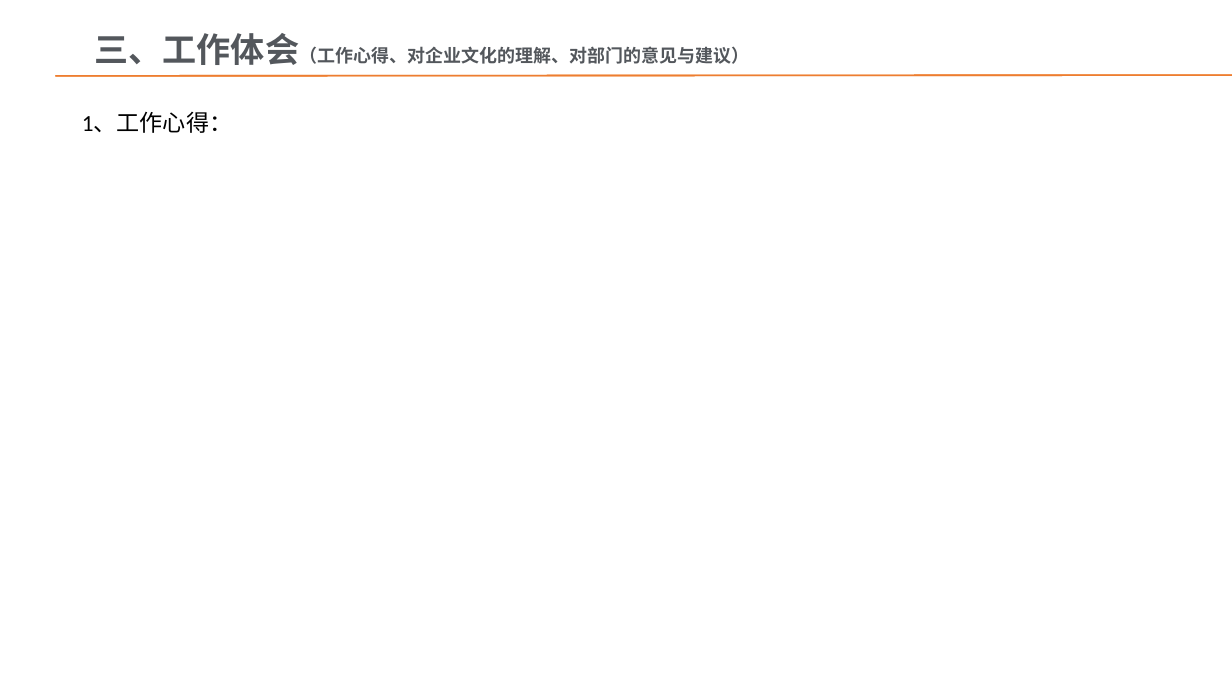
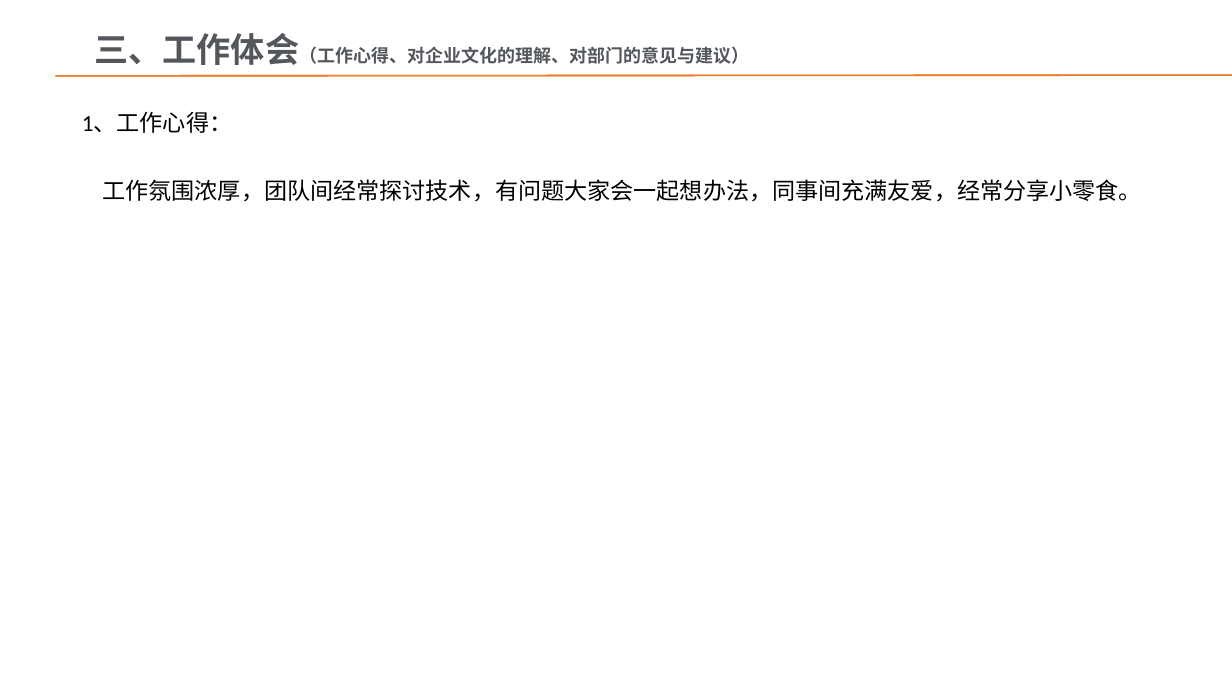
Before and after one commit to light-hong/2021web, a slide deck: slide 9 of 上海比户员工试用期转正PPT模版.pptx. Drawn at 1232x693 pixels with LibreOffice and Linux fonts; fonts in the diff are those of the drawing; background and template pictures are left out. Boxes give left, top, right and bottom in pixels: in the first picture for what was removed or moved away, otherwise in the second. Text is boxed around its words. In the diff, an @@ line names an element or a change of style, - is before the commit and + after.

```diff
--- a/上海比户员工试用期转正PPT模版.pptx
+++ b/上海比户员工试用期转正PPT模版.pptx
@@ text added at [102,179,1141,202], 18 pt, text #000000 @@
+工作氛围浓厚，团队间经常探讨技术，有问题大家会一起想办法，同事间充满友爱，经常分享小零食。
```
Also in this commit, not shown: 11 other slides changed.
